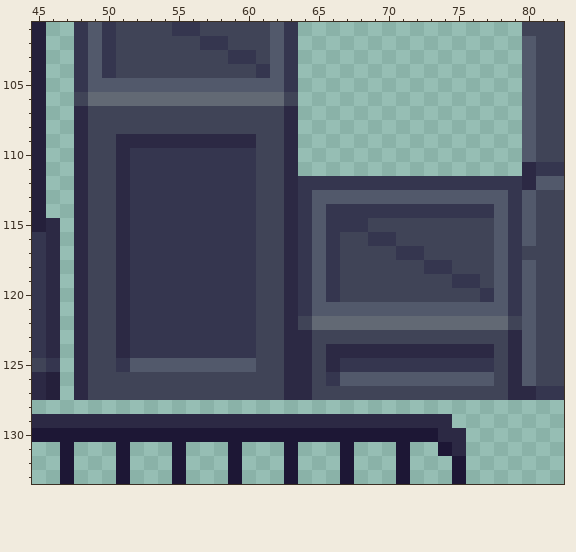
One commit to this pixel-art file: Assets/Sprites/Factory/Factory.aseprite. The picture above was drawn from the file before the commit.
288x320 pixels, 1 frame. Colours within 5 levels of each other are drawn and written as one. Shown: x 45..82, y 101..133. The commit also changed other parts of the picture, which this record leaves out.
Once edited:
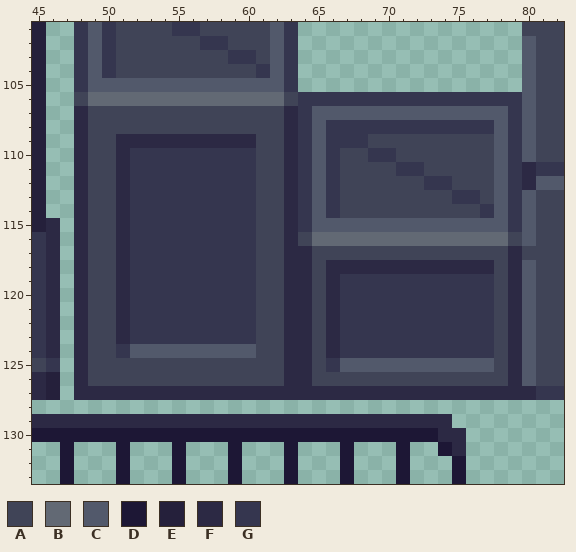
Palette (. is transparent): A #404457  B #626974  C #52596b  D #1d1735  E #25203b  F #2c2944  G #35364f
Edits made:
--- layer "Props"
@@ x 45..82 @@
 105 E..GCCCCCCCCCCCCCCG................CAA
-106 E..ABBBBBBBBBBBBBBA................CAA
-107 E..FAAAAAAAAAAAAAAF................CAA
-108 E..FAAAAAAAAAAAAAAF................CAA
-109 E..FAAFFFFFFFFFFAAF................CAA
-110 E..FAAFGGGGGGGGGAAF................CAA
-111 E..FAAFGGGGGGGGGAAF................FGG
-112 E..FAAFGGGGGGGGGAAFGGGGGGGGGGGGGGGGFCC
-113 E..FAAFGGGGGGGGGAAFGCCCCCCCCCCCCCCGCAA
-114 E..FAAFGGGGGGGGGAAFGCGGGGGGGGGGGGCGCAA
-115 EF.FAAFGGGGGGGGGAAFGCGGGAAAAAAAAACGCAA
-116 GF.FAAFGGGGGGGGGAAFGCGAAGGAAAAAAACGCAA
-117 GF.FAAFGGGGGGGGGAAFGCGAAAAGGAAAAACGAAA
-118 GF.FAAFGGGGGGGGGAAFGCGAAAAAAGGAAACGCAA
-119 GF.FAAFGGGGGGGGGAAFGCGAAAAAAAAGGACGCAA
-120 GF.FAAFGGGGGGGGGAAFGCGAAAAAAAAAAGCGCAA
-121 GF.FAAFGGGGGGGGGAAFGCCCCCCCCCCCCCCGCAA
-122 GF.FAAFGGGGGGGGGAAFABBBBBBBBBBBBBBACAA
-123 GF.FAAFGGGGGGGGGAAFFAAAAAAAAAAAAAAFCAA
-124 GF.FAAFGGGGGGGGGAAFFAFFFFFFFFFFFFAFCAA
-125 AG.FAAGCCCCCCCCCAAFFAFGGGGGGGGGGGAFCAA
-126 FE.FAAAAAAAAAAAAAAFFAGCCCCCCCCCCCAFCAA
-127 FE.FAAAAAAAAAAAAAAFFAAAAAAAAAAAAAAFFGG
+106 E..ABBBBBBBBBBBBBBAGGGGGGGGGGGGGGGGCAA
+107 E..FAAAAAAAAAAAAAAFGCCCCCCCCCCCCCCGCAA
+108 E..FAAAAAAAAAAAAAAFGCGGGGGGGGGGGGCGCAA
+109 E..FAAFFFFFFFFFFAAFGCGGGAAAAAAAAACGCAA
+110 E..FAAFGGGGGGGGGAAFGCGAAGGAAAAAAACGCAA
+111 E..FAAFGGGGGGGGGAAFGCGAAAAGGAAAAACGFGG
+112 E..FAAFGGGGGGGGGAAFGCGAAAAAAGGAAACGFCC
+113 E..FAAFGGGGGGGGGAAFGCGAAAAAAAAGGACGCAA
+114 E..FAAFGGGGGGGGGAAFGCGAAAAAAAAAAGCGCAA
+115 EF.FAAFGGGGGGGGGAAFGCCCCCCCCCCCCCCGCAA
+116 GF.FAAFGGGGGGGGGAAFABBBBBBBBBBBBBBACAA
+117 GF.FAAFGGGGGGGGGAAFFAAAAAAAAAAAAAAFAAA
+118 GF.FAAFGGGGGGGGGAAFFAFFFFFFFFFFFFAFCAA
+119 GF.FAAFGGGGGGGGGAAFFAFGGGGGGGGGGGAFCAA
+120 GF.FAAFGGGGGGGGGAAFFAFGGGGGGGGGGGAFCAA
+121 GF.FAAFGGGGGGGGGAAFFAFGGGGGGGGGGGAFCAA
+122 GF.FAAFGGGGGGGGGAAFFAFGGGGGGGGGGGAFCAA
+123 GF.FAAFGGGGGGGGGAAFFAFGGGGGGGGGGGAFCAA
+124 GF.FAAGCCCCCCCCCAAFFAFGGGGGGGGGGGAFCAA
+125 AG.FAAAAAAAAAAAAAAFFAGCCCCCCCCCCCAFCAA
+126 FE.FAAAAAAAAAAAAAAFFAAAAAAAAAAAAAAFCAA
+127 FE.FFFFFFFFFFFFFFFFFFFFFFFFFFFFFFFFFGG
 128 ......................................
